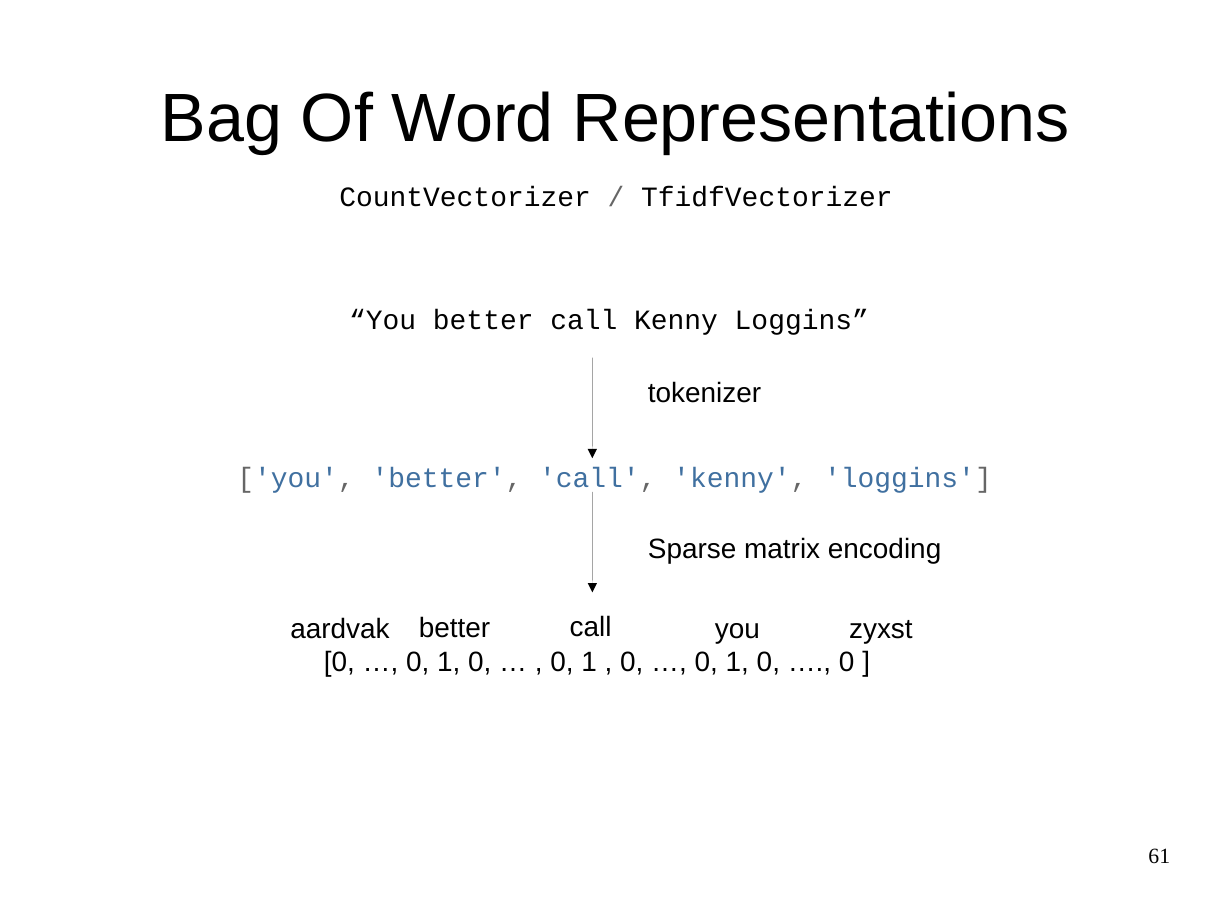
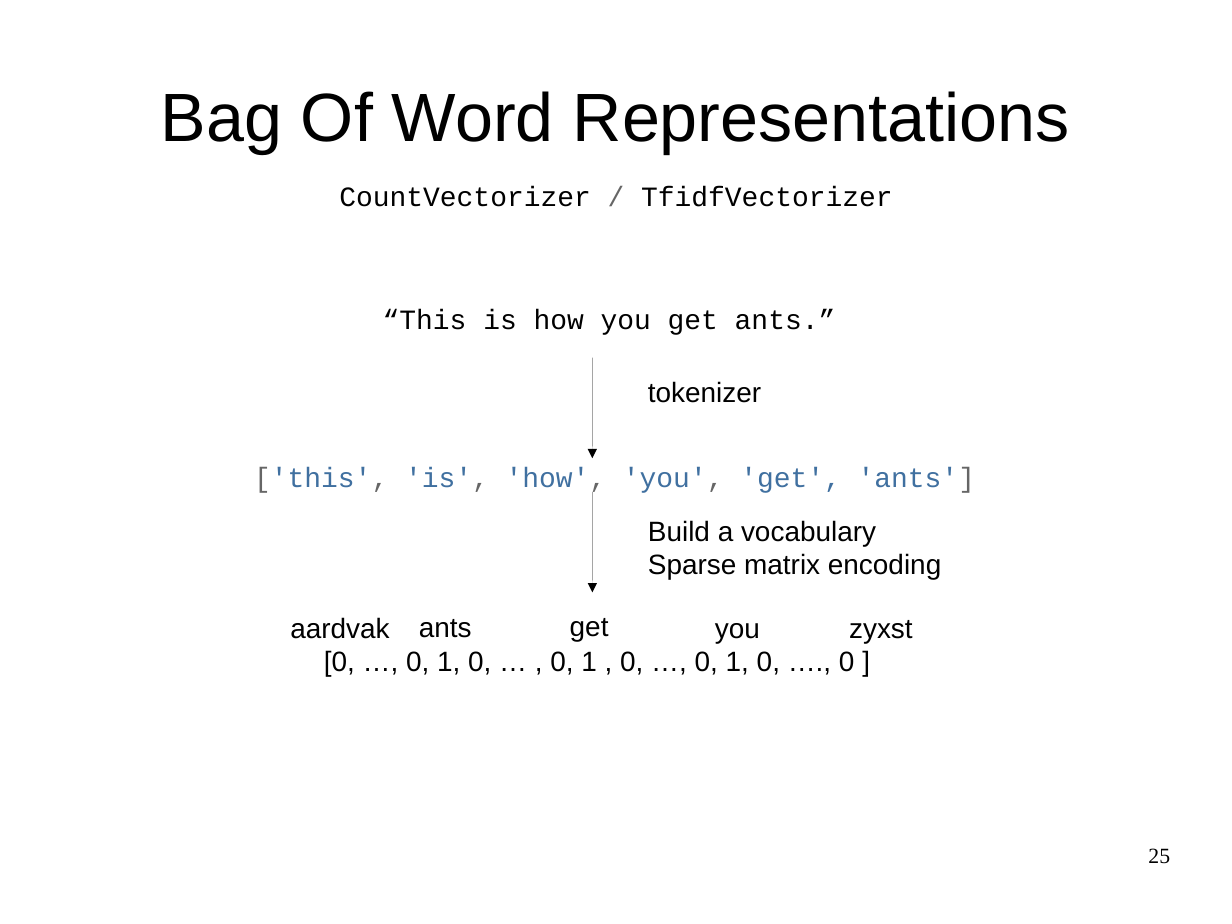
Before and after one commit to amueller/odscon-2015, a slide deck: slide 25 of machine-learning-with-scikit-learn-odscon.odp (slide 61 before the commit). Drawn at 1232x924 pixels with LibreOffice and Linux fonts; fonts in the diff are those of the drawing. Boxes give left, top, right and bottom in pixels: in the first picture for what was removed or moved away, otherwise in the second. Text is boxed around its words. In the diff, an @@ line names an element or a change of style, - is before the commit and + after.

```diff
--- a/machine-learning-with-scikit-learn-odscon.odp
+++ b/machine-learning-with-scikit-learn-odscon.odp
@@ text at (x1=383, y1=309, x2=836, y2=335): text changed @@
-“You better call Kenny Loggins”
+“This is how you get ants.”
@@ text at (x1=254, y1=468, x2=975, y2=496): text changed @@
-['you', 'better', 'call', 'kenny', 'loggins']
+['this', 'is', 'how', 'you', 'get', 'ants']
@@ text "Build a vocabulary" moved from (x1=648, y1=537, x2=941, y2=563) to (x1=648, y1=520, x2=941, y2=579) @@
@@ text at (x1=648, y1=520, x2=876, y2=546): paragraph added @@
+Build a vocabulary
@@ text at (x1=419, y1=619, x2=472, y2=638): text changed @@
-better
+ants
@@ text at (x1=570, y1=618, x2=609, y2=642): text changed @@
-call
+get
@@ page number at (x1=1148, y1=848, x2=1170, y2=864): text changed @@
-61
+25
```
Also in this commit, not shown: 13 other slides changed, 4 slides removed, 19 other files.
